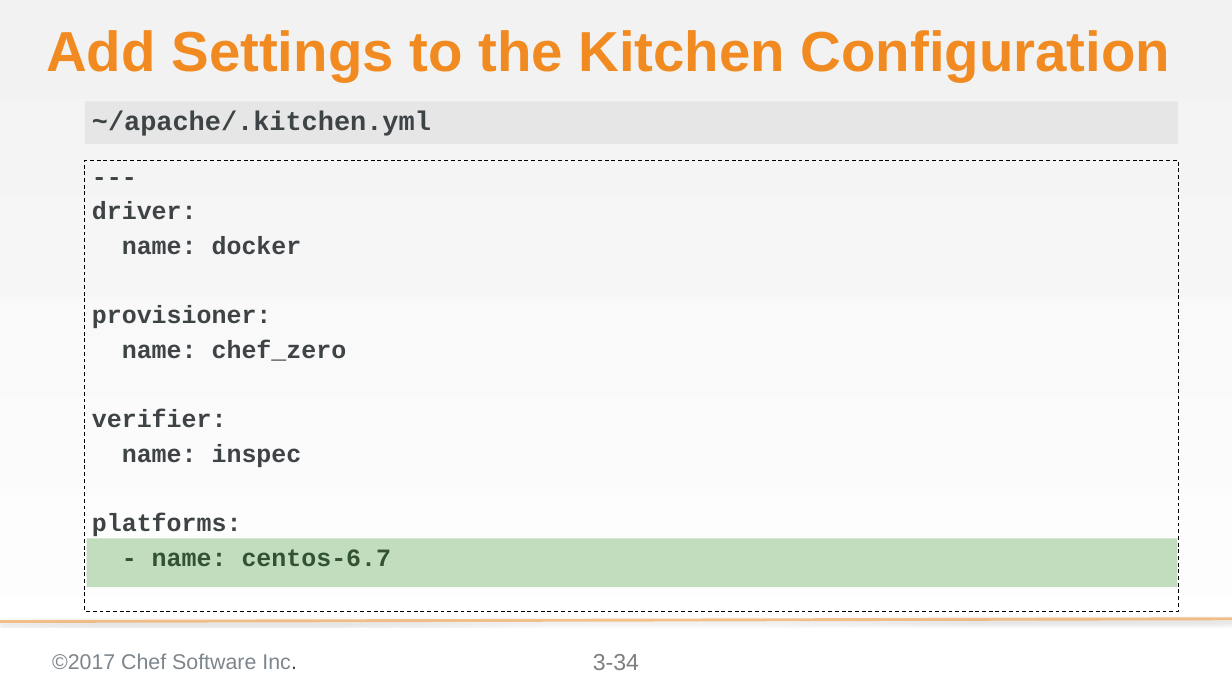
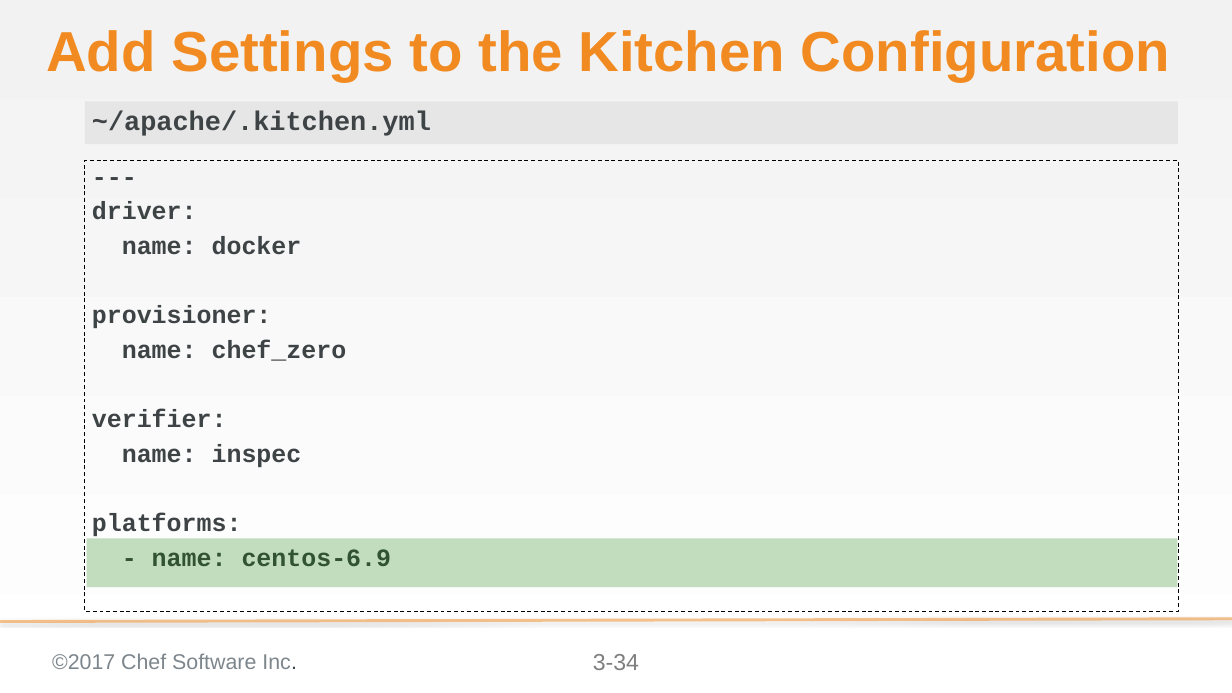
Before and after one commit to ericheiser/chef-intermediate, a slide deck: slide 34 of 03-writing_a_test_first.pptx. Drawn at 1232x693 pixels with LibreOffice and Linux fonts; fonts in the diff are those of the drawing; background and template pictures are left out. Boxes give left, top, right and bottom in pixels: in the first picture for what was removed or moved away, otherwise in the second. Text is boxed around its words. In the diff, an @@ line names an element or a change of style, - is before the commit and + after.

```diff
--- a/03-writing_a_test_first.pptx
+++ b/03-writing_a_test_first.pptx
@@ text at bbox=[152, 549, 392, 566]: text changed @@
-- name: centos-6.7
+- name: centos-6.9
```
Also in this commit, not shown: 14 other slides changed.
